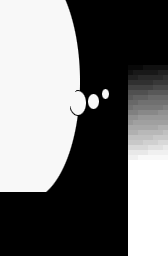
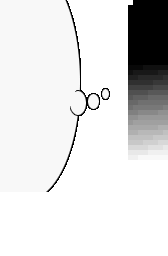
Two versions of the same layered image (168 x 256). Layer-by-layer changes:
painted on "Layer 0" over (x1=0, y1=0, x2=133, y2=256)
